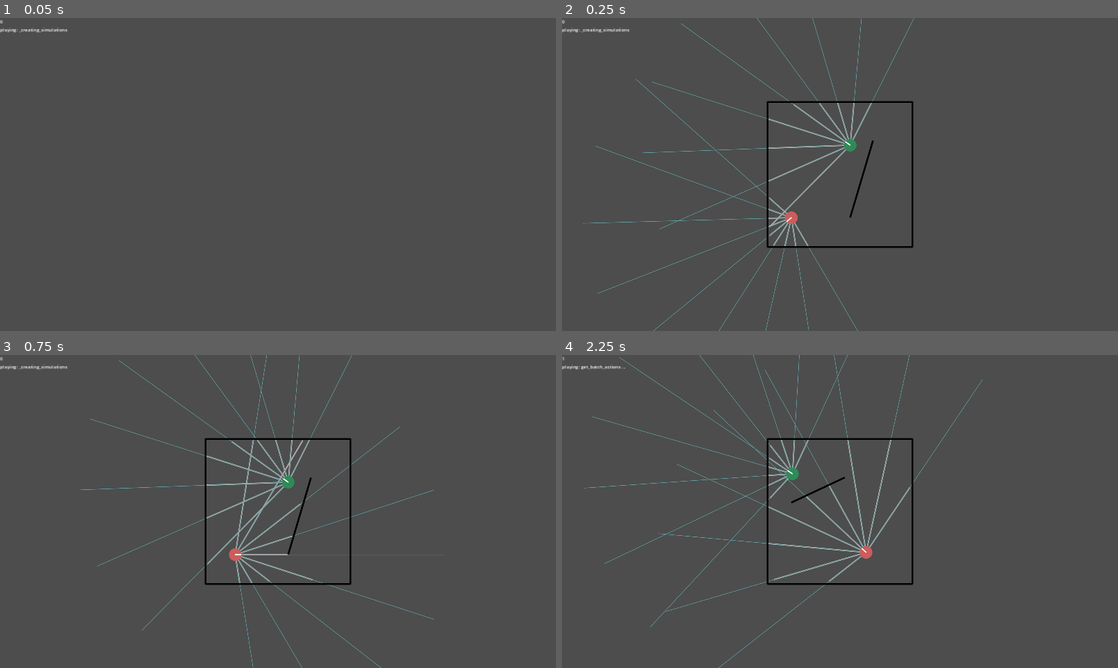
Above: before the commit, frames 1-4 (two rows, left to right).
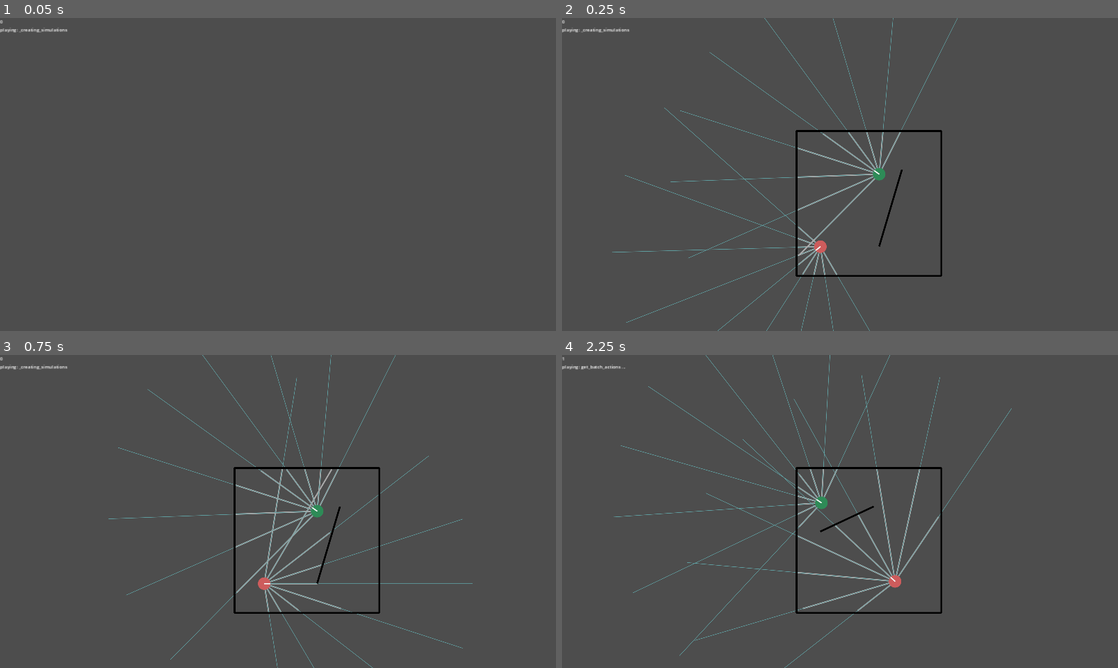
Above: after the commit, the same moments.

Repository: stokatyan/godot-ai
Game: Godot game, scene res://FindCoinGame/FCGEnv.tscn
Two runs of this game, one before a commit and one after it. Both use one fixed random seed, a clock stepped at 60 frames per second and the inputs below.
Inputs:
- Up to frame 1 (0.05 s): no input
- Up to frame 2 (0.25 s): no input
- Up to frame 3 (0.75 s): tap Enter at 0.5 s; hold D from 0.53 s (still down); hold Enter from 0.53 s (still down)
- Up to frame 4 (2.25 s): tap Space at 1.25 s; release D at 1.28 s; release Enter at 1.28 s; hold S 1.28-2.03 s; tap 2 at 1.35 s; tap Enter at 2 s; hold D from 2.03 s (still down); tap 3 at 2.1 s

Frame 1 is identical in both runs. In frame 2, 4.4% of the frame differs, in the area x 3-72%, y 0-100%; in frame 3, 4.8%; in frame 4, 4.9%, in the area x 4-81%, y 0-100%.
Error in both runs: Cannot call method 'poll' on a null value. (res://AI/AIServerTCP.gd:40)

Commit message:
able to offset drawing

Diff:
--- a/godot-ai-client/FindCoinGame/FCGEnv.gd
+++ b/godot-ai-client/FindCoinGame/FCGEnv.gd
@@ -9,7 +9,7 @@
 func _draw():
 	if !sim_to_display:
 		return
-	_draw_simulation(sim_to_display)
+	_draw_simulation(sim_to_display, Vector2(100, 100))
 
 func _input(event):
 	var keyboard_event = event as InputEventKey
@@ -88,7 +88,7 @@
 func get_train_steps(_agent_name: String) -> int:
 	return 100
 
-func _draw_simulation(s: FCGSimulation):
+func _draw_simulation(s: FCGSimulation, offset: Vector2):
 	if s._is_cleaned:
 		return
 
@@ -104,38 +104,39 @@
 			var target_depth = game_state[i + 1 + vision_angles.size()] # first item is rotation
 			var direction = Vector2.from_angle(a)
 			draw_line(
-				agent._position + direction * agent._radius,
-				agent._position + direction * wall_depth * agent.max_vision_distance + direction * agent._radius,
+				agent._position + direction * agent._radius + offset,
+				agent._position + direction * wall_depth * agent.max_vision_distance + direction * agent._radius + offset,
 				Color.DARK_GRAY,
 				3.5,
 				true
 			)
 			draw_line(
-				agent._position + direction * agent._radius,
-				agent._position + direction * target_depth * agent.max_vision_distance + direction * agent._radius,
+				agent._position + direction * agent._radius + offset,
+				agent._position + direction * target_depth * agent.max_vision_distance + direction * agent._radius + offset,
 				Color.CADET_BLUE,
 				0.75,
 				true
 			)
 		# Agent
 		draw_circle(
-			agent._position,
+			agent._position + offset,
 			agent._radius,
 			colors[agent_index],
 			false,
 			2.0,
 			true
 		)
+		# Filled circle
 		draw_circle(
-			agent._position,
+			agent._position + offset,
 			agent._radius,
 			colors[agent_index],
 		)
 
 		# Orientation
 		draw_line(
-			agent._position,
-			agent._position + Vector2.from_angle(agent._rotation) * agent._radius,
+			agent._position + offset,
+			agent._position + Vector2.from_angle(agent._rotation) * agent._radius + offset,
 			Color.WHITE_SMOKE,
 			3,
 			true
@@ -144,8 +145,8 @@
 	# Walls
 	for body in s._boundary_wall_bodies + s._inner_wall_bodies:
 		var shape_rect = s.get_wall_shape(body)
-		var p0 = shape_rect.position
-		var p1 = shape_rect.size
+		var p0 = shape_rect.position + offset
+		var p1 = shape_rect.size + offset
 		draw_line(p0, p1, Color.BLACK, s._wall_thickness, true)
 
 func update_status(epoch: int, message: String):
